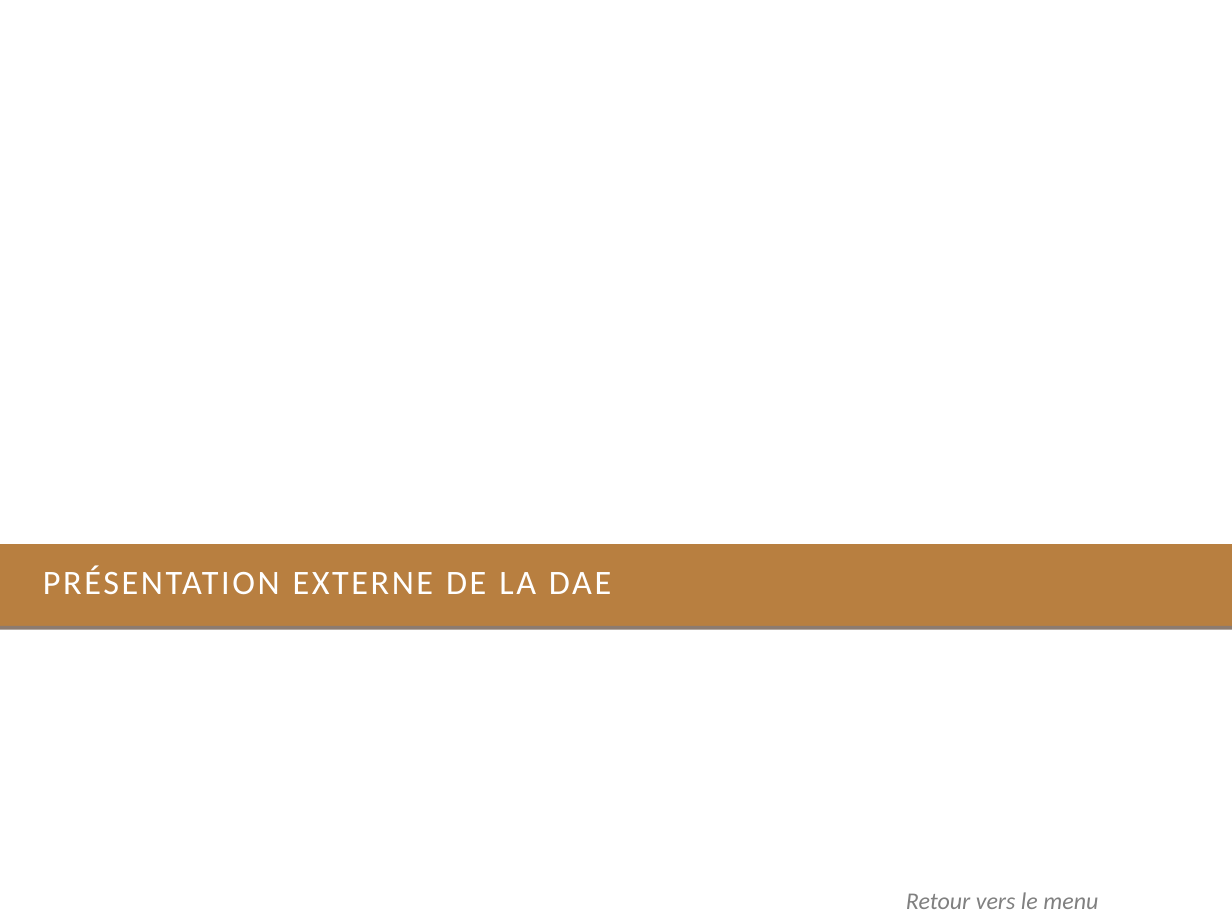
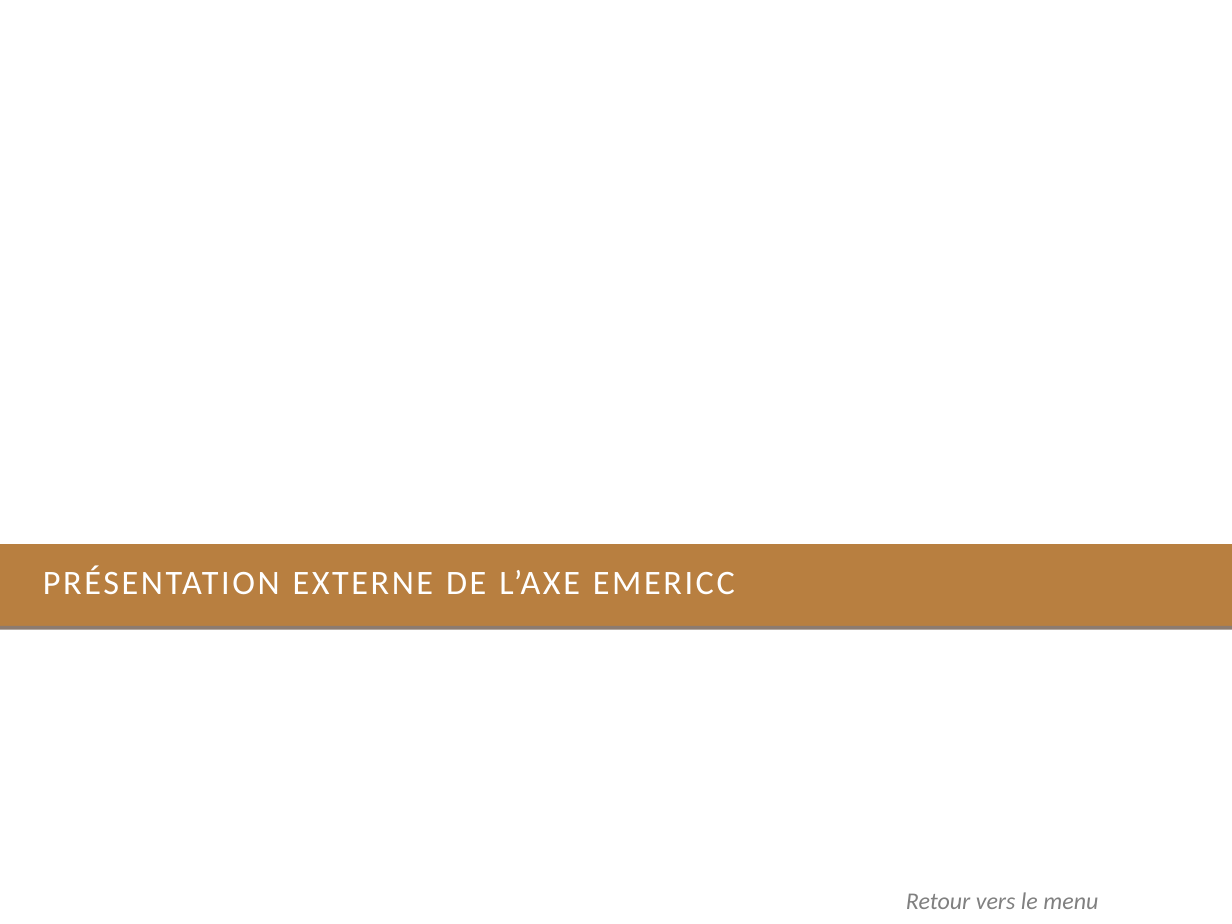
Before and after one commit to xpessoles/TP_PTSI, a slide deck: slide 7 of DocumentsTP/Documentation_Emericc.pptx (slide 9 before the commit). Drawn at 1232x924 pixels with LibreOffice and Linux fonts; fonts in the diff are those of the drawing; background and template pictures are left out. Boxes give left, top, right and bottom in pixels: in the first picture for what was removed or moved away, otherwise in the second. Text is boxed around its words. In the diff, an @@ line names an element or a change of style, - is before the commit and + after.

```diff
--- a/DocumentsTP/Documentation_Emericc.pptx
+++ b/DocumentsTP/Documentation_Emericc.pptx
@@ title at [43,566,735,594]: text changed @@
-PRÉSENTATION EXTERNE DE LA DAE
+PRÉSENTATION EXTERNE DE L’AXE EMERICC
```
Also in this commit, not shown: 5 other slides changed, 2 slides removed, 13 other files.
